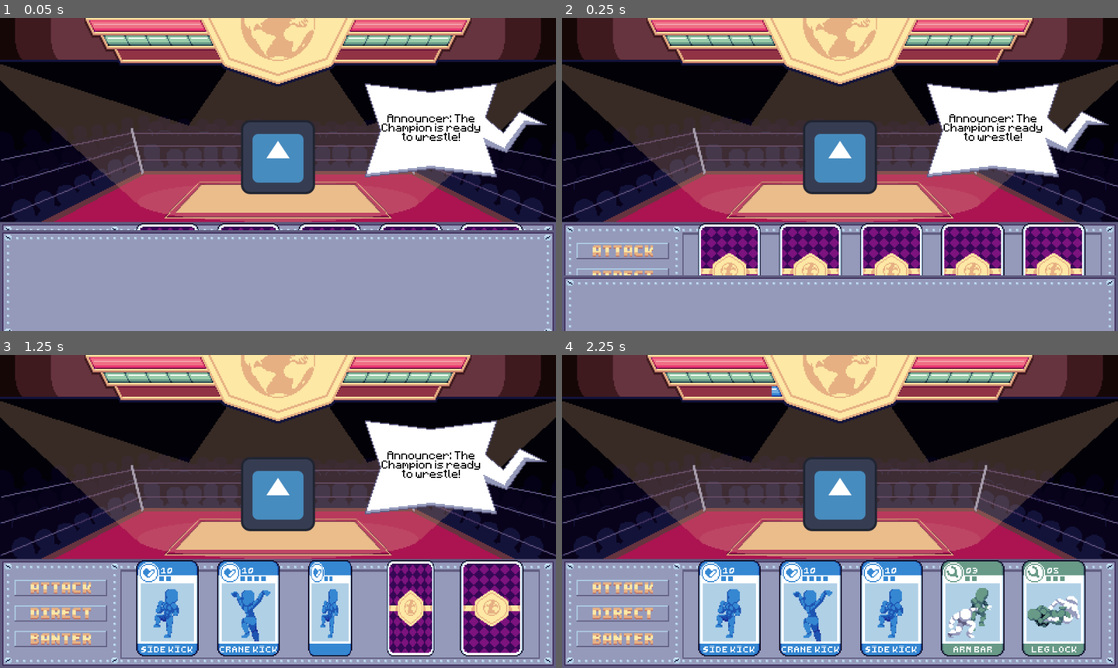
Above: before the commit, frames 1-4 (two rows, left to right).
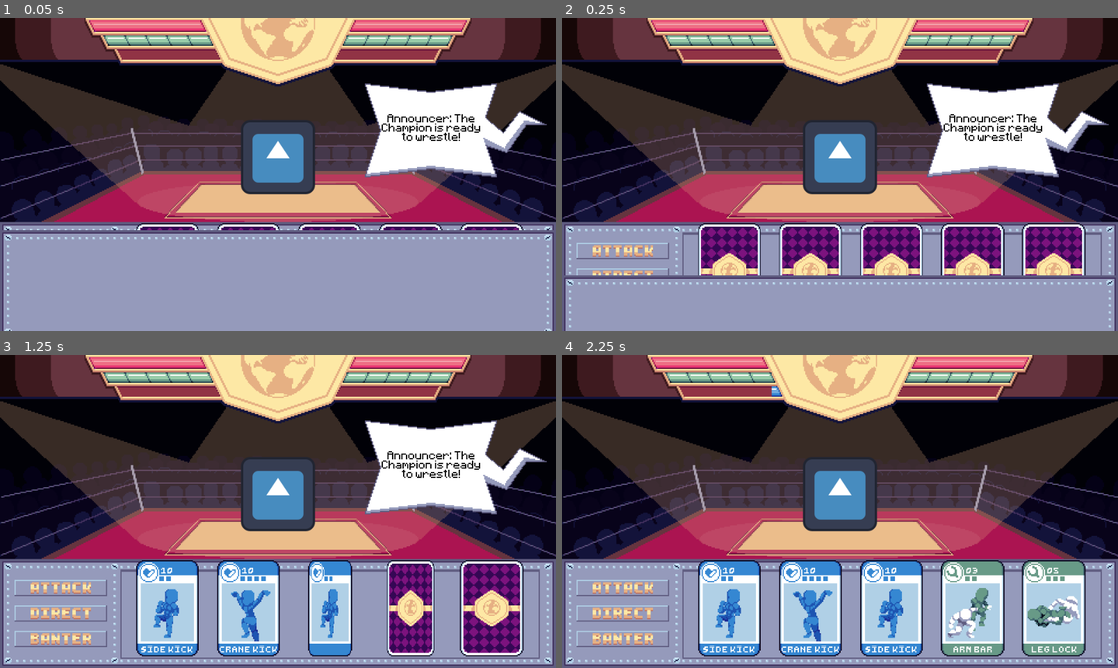
Above: after the commit, the same moments.

Repository: rakthalekk/JameGamWinter2024
Game: Godot game, scene res://src/main.tscn
Two runs of this game, one before a commit and one after it. Both use one fixed random seed, a clock stepped at 60 frames per second and the inputs below. The engine's default icon, where the game draws it, is replaced by a stand-in: a white triangle on a blue panel in a dark square. Sound files missing from this copy of the repository are replaced by a short silence.
Inputs (mouse positions are in pixels of both pictures, inside the frame that each line leads up to):
- Up to frame 1 (0.05 s): no input
- Up to frame 2 (0.25 s): no input
- Up to frame 3 (1.25 s): click (61, 614) at 0.5 s
- Up to frame 4 (2.25 s): click (623, 639) at 1.25 s; click (623, 586) at 2 s

Frame 1 is identical in both runs. In frame 2, 0.1% of the frame differs, in the area x 0-100%, y 36-66%; in frame 3, 0.1%; in frame 4, 0.1%.

Commit message:
sounds happen

Diff:
--- a/src/action_button.gd
+++ b/src/action_button.gd
@@ -3,6 +3,7 @@
 
 func _on_button_down():
 	$ButtonAnimator.play("pressed")
+	$ClickSound.play()
 
 
 func _on_button_up():
--- a/src/card.gd
+++ b/src/card.gd
@@ -58,3 +58,9 @@
 
 func _on_button_mouse_exited():
 	$AnimationPlayer.play("go_down")
+
+
+func play_flip_sound():
+	$AudioStreamPlayer2D.pitch_scale = randf_range(0.9, 1.06)
+	$AudioStreamPlayer2D.stream = load("res://assets/Audio/Card/card flip.ogg")
+	$AudioStreamPlayer2D.play()
--- a/src/card.tscn
+++ b/src/card.tscn
@@ -151,6 +151,20 @@
 "update": 1,
 "values": [true, false]
 }
+tracks/3/type = "method"
+tracks/3/imported = false
+tracks/3/enabled = true
+tracks/3/path = NodePath(".")
+tracks/3/interp = 1
+tracks/3/loop_wrap = true
+tracks/3/keys = {
+"times": PackedFloat32Array(0),
+"transitions": PackedFloat32Array(1),
+"values": [{
+"args": [],
+"method": &"play_flip_sound"
+}]
+}
 
 [sub_resource type="Animation" id="Animation_c6rj0"]
 resource_name = "flip_over"
@@ -215,6 +229,20 @@
 "transitions": PackedFloat32Array(1, 1),
 "update": 1,
 "values": [false, true]
+}
+tracks/5/type = "method"
+tracks/5/imported = false
+tracks/5/enabled = true
+tracks/5/path = NodePath(".")
+tracks/5/interp = 1
+tracks/5/loop_wrap = true
+tracks/5/keys = {
+"times": PackedFloat32Array(0),
+"transitions": PackedFloat32Array(1),
+"values": [{
+"args": [],
+"method": &"play_flip_sound"
+}]
 }
 
 [sub_resource type="Animation" id="Animation_80lmt"]
--- a/src/main.gd
+++ b/src/main.gd
@@ -78,6 +78,16 @@
 		# If a player plays an action card, destroy the card
 		if card:
 			card.queue_free()
+
+	match card_data.type:
+		CardData.CARDTYPE.PUNCH:
+			$PunchSound.play()
+		CardData.CARDTYPE.KICK:
+			$KickSound.play()
+		CardData.CARDTYPE.GRAPPLE:
+			$GrappleSound.play()
+		CardData.CARDTYPE.FINISHER:
+			$FinisherSound.play()
 
 	%AnnouncerDialogue.text = "Announcer: " + active_wrestler.display_name + " uses " + card_data.display_name + "!"
 	await display_announcer_dialog(true, 1)
@@ -117,6 +127,10 @@
 		active_wrestler.oversold = false
 
 	update_bars()
+
+	if damage > 0:
+		$DamageSound.play()
+		await $DamageSound.finished
 
 	# Additional effects for cards that can't be generalized to data
 	await check_special_effects(card_data)
@@ -226,14 +240,17 @@
 	if randi_range(0, 99) < card_data.stamina_debuff_chance:
 		active_wrestler.opponent.next_turn_stamina = false
 		active_wrestler.opponent.stamina = max(0, active_wrestler.opponent.stamina - 2)
+		$DebuffSound.play()
 		await debuff_text(active_wrestler.opponent.display_name, "Stamina Debuff")
 
 	if randi_range(0, 99) < card_data.stunned_chance:
 		active_wrestler.opponent.stunned = true
+		$DebuffSound.play()
 		await debuff_text(active_wrestler.opponent.display_name, "Stunned")
 
 	if randi_range(0, 99) < card_data.unpopular_chance:
 		active_wrestler.opponent.unpopular = true
+		$DebuffSound.play()
 		await debuff_text(active_wrestler.opponent.display_name, "Unpopular")
 
 
--- a/src/main.tscn
+++ b/src/main.tscn
@@ -15,11 +15,18 @@
 [ext_resource type="Texture2D" uid="uid://j1otl2rmxfkm" path="res://assets/Buttons/AttackButton.png" id="11_lb1ol"]
 [ext_resource type="Texture2D" uid="uid://dqtevl8lxlpwg" path="res://assets/Buttons/DirectButton.png" id="12_4sc38"]
 [ext_resource type="Texture2D" uid="uid://bhpg2l3wkl76v" path="res://assets/Buttons/BanterButton.png" id="13_vbbqh"]
+[ext_resource type="AudioStream" uid="uid://8hwlfkhuse6d" path="res://assets/Audio/UI/click.ogg" id="13_xggmj"]
 [ext_resource type="FontFile" uid="uid://c5hgn1rhtkqud" path="res://assets/Small_Pixel_Font.ttf" id="15_txdsi"]
 [ext_resource type="Texture2D" uid="uid://b3fo3dyd12l0h" path="res://assets/CardCoverUpPanelThing.png" id="15_yrpcy"]
 [ext_resource type="Texture2D" uid="uid://btucyxtjf46ef" path="res://assets/SpeechBubblePlayer.png" id="18_cvlnb"]
 [ext_resource type="FontFile" uid="uid://bhl8yycwq0fvo" path="res://assets/Minecraftia-Regular.ttf" id="19_wst15"]
 [ext_resource type="Texture2D" uid="uid://dv62487g3e5lm" path="res://assets/SpeechBubbleOpponent.png" id="20_xn8jx"]
+[ext_resource type="AudioStream" uid="uid://02cfvhv4l8cp" path="res://assets/Audio/Attack/punch fx.ogg" id="22_71yvh"]
+[ext_resource type="AudioStream" uid="uid://bdrk7gen4rw6a" path="res://assets/Audio/Attack/kick fx.ogg" id="23_41aky"]
+[ext_resource type="AudioStream" uid="uid://de5ut0l2qs0sk" path="res://assets/Audio/Attack/grapple fx.ogg" id="24_oc5h0"]
+[ext_resource type="AudioStream" uid="uid://bjr4ls4uuywp5" path="res://assets/Audio/Attack/finisher fx.ogg" id="25_6s8lw"]
+[ext_resource type="AudioStream" uid="uid://chnlk7oyll46o" path="res://assets/Audio/Attack/take damage.ogg" id="26_xf3q4"]
+[ext_resource type="AudioStream" uid="uid://do30ac0qq3o4l" path="res://assets/Audio/Attack/debuff.ogg" id="27_yer7f"]
 
 [sub_resource type="AtlasTexture" id="AtlasTexture_c35hr"]
 atlas = ExtResource("2_8571m")
@@ -336,7 +343,7 @@
 position = Vector2(480, 270)
 sprite_frames = SubResource("SpriteFrames_17pj6")
 autoplay = "default"
-frame_progress = 0.14767
+frame_progress = 0.543874
 
 [node name="Arena" type="TextureRect" parent="."]
 layout_mode = 0
@@ -524,6 +531,10 @@
 "": SubResource("AnimationLibrary_sl8h3")
 }
 
+[node name="ClickSound" type="AudioStreamPlayer" parent="VBoxContainer/Deck/MarginContainer/BottomMenu/ActionContainer/ActionButtons/Attack"]
+stream = ExtResource("13_xggmj")
+volume_db = 10.0
+
 [node name="Direction" type="TextureButton" parent="VBoxContainer/Deck/MarginContainer/BottomMenu/ActionContainer/ActionButtons"]
 custom_minimum_size = Vector2(160, 28)
 layout_mode = 2
@@ -540,6 +551,10 @@
 "": SubResource("AnimationLibrary_6ynfc")
 }
 
+[node name="ClickSound" type="AudioStreamPlayer" parent="VBoxContainer/Deck/MarginContainer/BottomMenu/ActionContainer/ActionButtons/Direction"]
+stream = ExtResource("13_xggmj")
+volume_db = 10.0
+
 [node name="Banter" type="TextureButton" parent="VBoxContainer/Deck/MarginContainer/BottomMenu/ActionContainer/ActionButtons"]
 custom_minimum_size = Vector2(160, 28)
 layout_mode = 2
@@ -556,6 +571,10 @@
 libraries = {
 "": SubResource("AnimationLibrary_fksr3")
 }
+
+[node name="ClickSound" type="AudioStreamPlayer" parent="VBoxContainer/Deck/MarginContainer/BottomMenu/ActionContainer/ActionButtons/Banter"]
+stream = ExtResource("13_xggmj")
+volume_db = 10.0
 
 [node name="CardContainer" type="MarginContainer" parent="VBoxContainer/Deck/MarginContainer/BottomMenu"]
 unique_name_in_owner = true
@@ -780,6 +799,24 @@
 vertical_alignment = 1
 autowrap_mode = 2
 
+[node name="PunchSound" type="AudioStreamPlayer" parent="."]
+stream = ExtResource("22_71yvh")
+
+[node name="KickSound" type="AudioStreamPlayer" parent="."]
+stream = ExtResource("23_41aky")
+
+[node name="GrappleSound" type="AudioStreamPlayer" parent="."]
+stream = ExtResource("24_oc5h0")
+
+[node name="FinisherSound" type="AudioStreamPlayer" parent="."]
+stream = ExtResource("25_6s8lw")
+
+[node name="DamageSound" type="AudioStreamPlayer" parent="."]
+stream = ExtResource("26_xf3q4")
+
+[node name="DebuffSound" type="AudioStreamPlayer" parent="."]
+stream = ExtResource("27_yer7f")
+
 [connection signal="button_down" from="VBoxContainer/Deck/MarginContainer/BottomMenu/ActionContainer/ActionButtons/Attack" to="VBoxContainer/Deck/MarginContainer/BottomMenu/ActionContainer/ActionButtons/Attack" method="_on_button_down"]
 [connection signal="button_up" from="VBoxContainer/Deck/MarginContainer/BottomMenu/ActionContainer/ActionButtons/Attack" to="VBoxContainer/Deck/MarginContainer/BottomMenu/ActionContainer/ActionButtons/Attack" method="_on_button_up"]
 [connection signal="mouse_entered" from="VBoxContainer/Deck/MarginContainer/BottomMenu/ActionContainer/ActionButtons/Attack" to="VBoxContainer/Deck/MarginContainer/BottomMenu/ActionContainer/ActionButtons/Attack" method="_on_mouse_entered"]
Not shown, removed: assets/Audio/Card/Attack/bass hit.ogg.import
Not shown, removed: assets/Audio/Card/Attack/finisher fx.ogg.import
Not shown, removed: assets/Audio/Card/Attack/grapple fx.ogg.import
Not shown, removed: assets/Audio/Card/Attack/kick fx.ogg.import
Not shown, removed: assets/Audio/Card/Attack/punch fx.ogg.import
Not shown, removed: assets/Audio/Card/Attack/riser sample.ogg.import
Not shown: 1 places in src/main.tscn that only renumber resources
Not shown, removed: assets/Audio/Card/Attack/bass hit.ogg
Not shown, removed: assets/Audio/Card/Attack/finisher fx.ogg
Not shown, removed: assets/Audio/Card/Attack/grapple fx.ogg
Not shown, removed: assets/Audio/Card/Attack/kick fx.ogg
Not shown, removed: assets/Audio/Card/Attack/punch fx.ogg
(and 1 more such lines)
